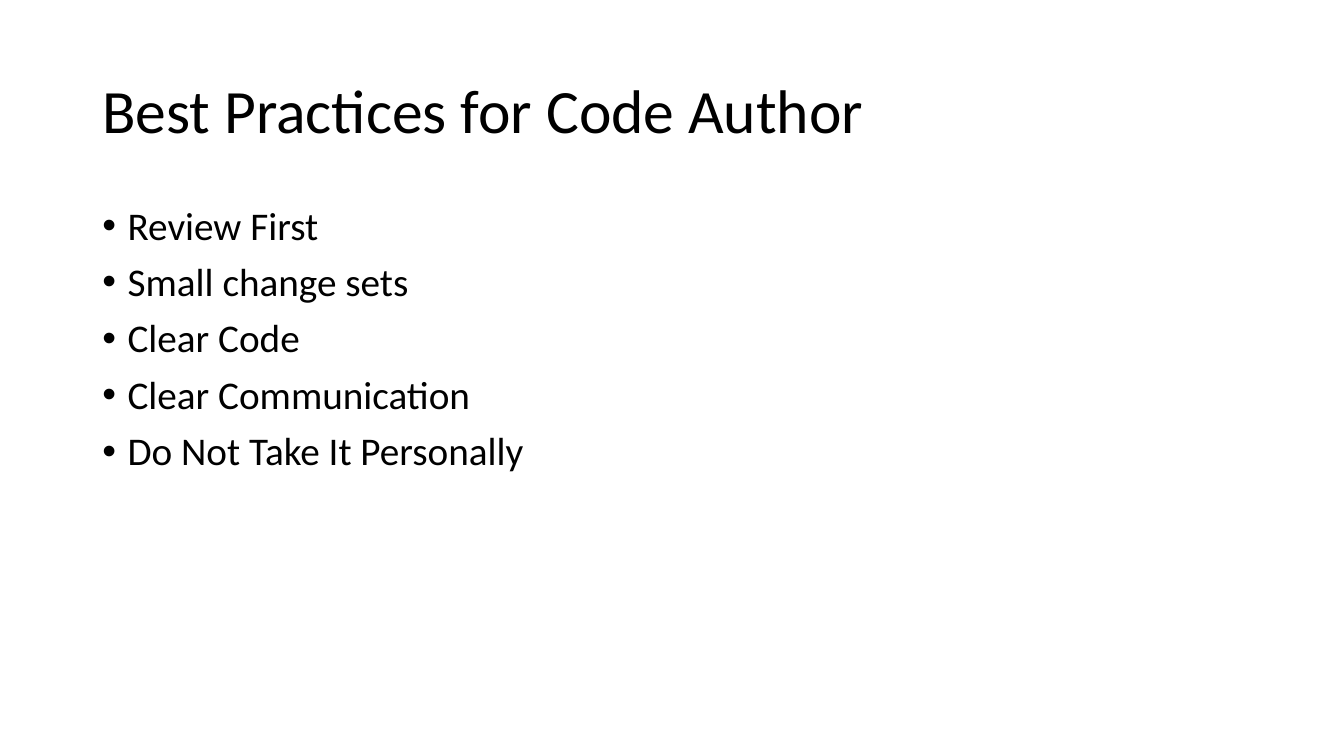
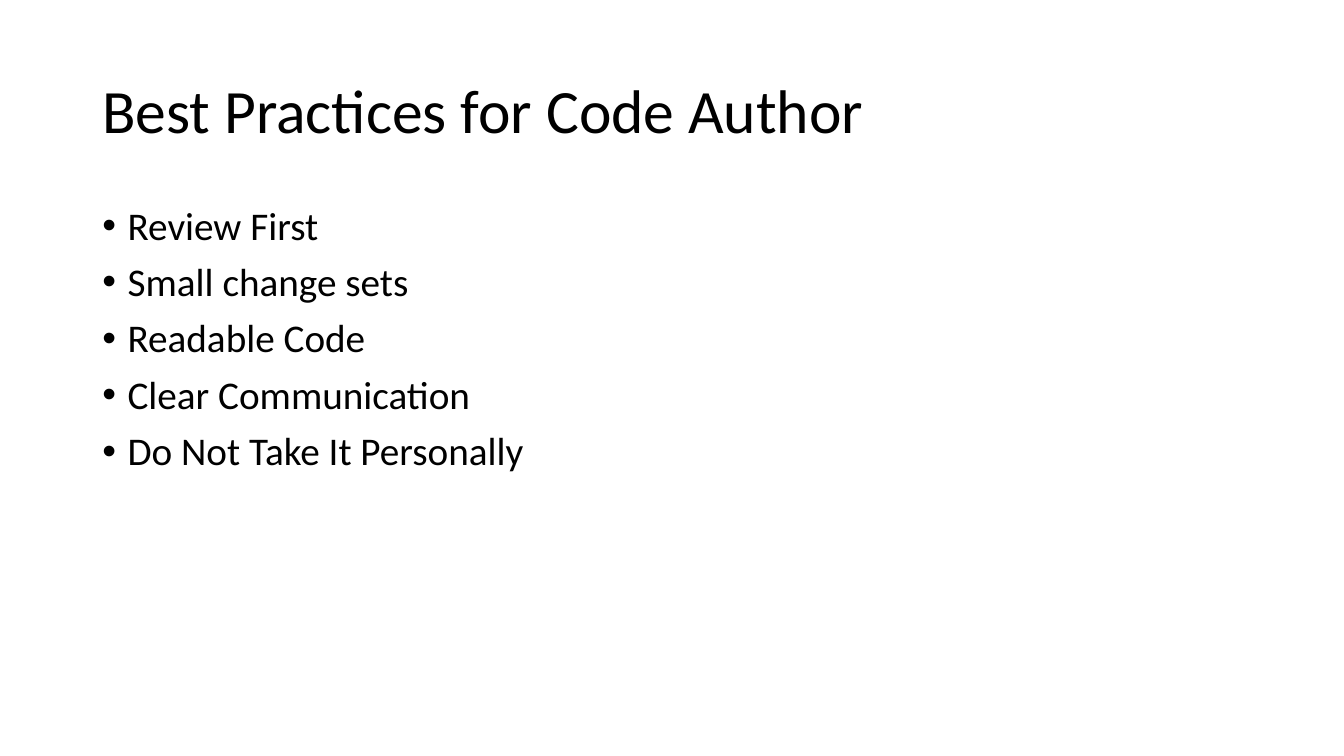
Before and after one commit to DavidGiard/Presentation-Slides, a slide deck: slide 42 of Blood-Sweat-and-Code-Reviews/Code Reviews.pptx. Drawn at 1344x756 pixels with LibreOffice and Linux fonts; fonts in the diff are those of the drawing. Boxes give left, top, right and bottom in pixels: in the first picture for what was removed or moved away, otherwise in the second. Text is boxed around its words. In the diff, an @@ line names an element or a change of style, - is before the commit and + after.

```diff
--- a/Blood-Sweat-and-Code-Reviews/Code Reviews.pptx
+++ b/Blood-Sweat-and-Code-Reviews/Code Reviews.pptx
@@ text at (128, 324, 366, 353): text changed @@
-• Clear Code
+• Readable Code
```
Also in this commit, not shown: 7 other slides changed.
